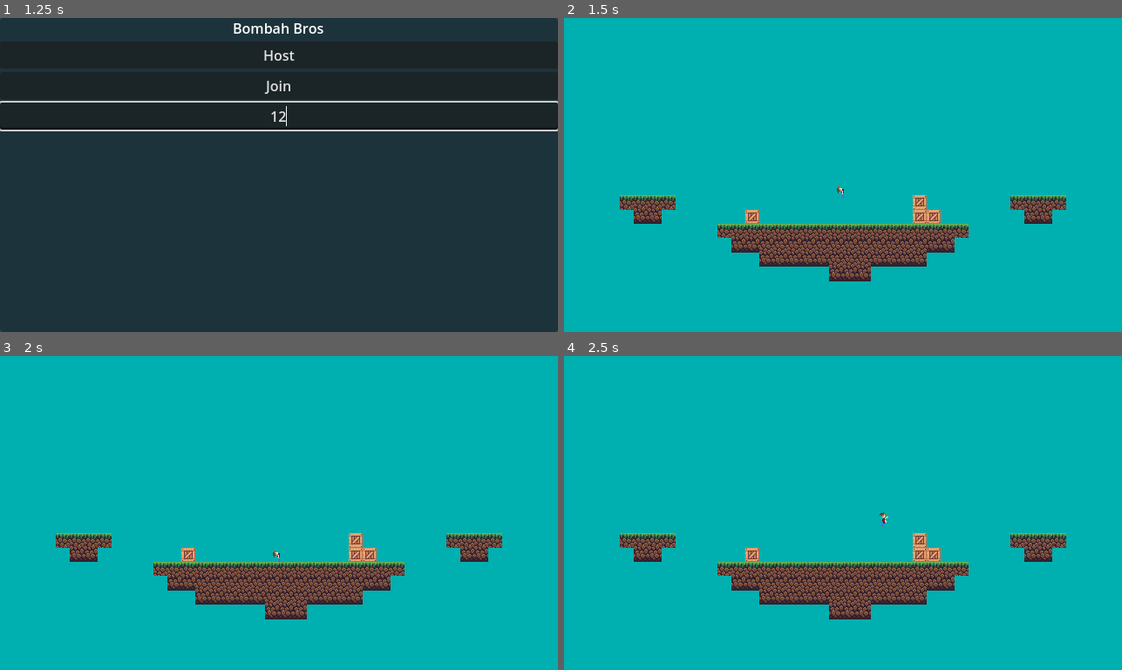
Above: before the commit, frames 1-4 (two rows, left to right).
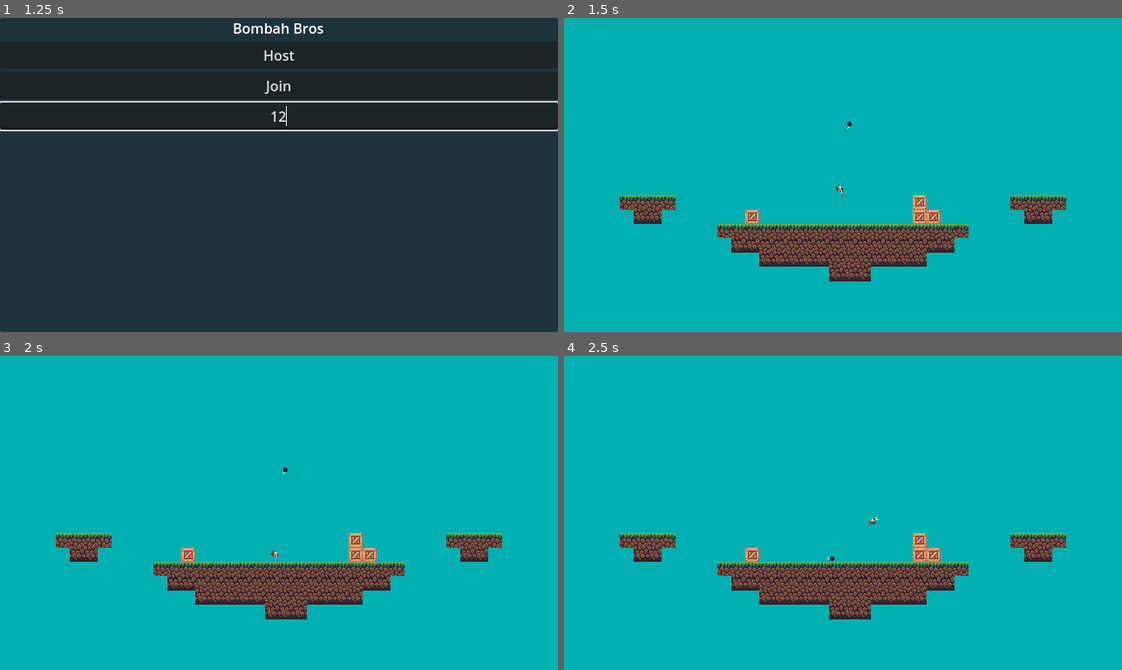
Above: after the commit, the same moments.

Repository: jaydensipe/Bombah-Bros
Game: Godot game, scene res://Global/Game.tscn
The game is run twice, just before and just after one commit, with the same random seed, the same clock (stepped at 60 frames per second) and the same inputs.
Inputs (mouse positions are in pixels of both pictures, inside the frame that each line leads up to):
- Up to frame 1 (1.25 s): click (279, 115) at 0.52 s; type "12" at 0.6 s
- Up to frame 2 (1.5 s): click "Host" at 1.25 s
- Up to frame 3 (2 s): no input
- Up to frame 4 (2.5 s): tap Enter at 2 s; move the mouse to (965, 497) at 2.02 s; press the mouse at (965, 497) at 2.03 s; hold D (Right) from 2.03 s (still down); tap Space (Jump) at 2.27, 2.3 s

Frame 1 is identical in both runs. In frame 2, less than 0.1% of the frame differs, in the area x 48-52%, y 33-58%; in frame 3, less than 0.1%; in frame 4, less than 0.1%, in the area x 47-59%, y 49-66%.

Commit message:
Reworked character and added bomb

Diff:
--- a/Assets/GUI/MainMenu/MainMenu.gd
+++ b/Assets/GUI/MainMenu/MainMenu.gd
@@ -1,5 +1,6 @@
 extends CanvasLayer
 
+# Signals
 signal host_pressed
 signal join_pressed
 
--- /dev/null
+++ b/Entities/Bomb/Bomb.gd
@@ -0,0 +1,5 @@
+extends RigidBody2D
+class_name Bomb
+
+@export var starting_velocity: float = 20.0
+@export var toss_speed: float = 10.0
--- a/Entities/Bomb/Bomb.tscn
+++ b/Entities/Bomb/Bomb.tscn
@@ -1,11 +1,14 @@
-[gd_scene load_steps=3 format=3 uid="uid://b18k6wl2vwigw"]
+[gd_scene load_steps=4 format=3 uid="uid://b18k6wl2vwigw"]
 
+[ext_resource type="Script" path="res://Entities/Bomb/Bomb.gd" id="1_ai0b4"]
 [ext_resource type="Texture2D" uid="uid://ds6n037nxh5nk" path="res://Assets/Items/Bomb/bomb.png" id="1_vae1h"]
 
 [sub_resource type="CircleShape2D" id="CircleShape2D_f5cyl"]
-radius = 6.0
+radius = 4.0
 
 [node name="Bomb" type="RigidBody2D"]
+script = ExtResource("1_ai0b4")
+toss_speed = 3.0
 
 [node name="CollisionShape2D" type="CollisionShape2D" parent="."]
 shape = SubResource("CircleShape2D_f5cyl")
--- a/Entities/Player/Player.gd
+++ b/Entities/Player/Player.gd
@@ -1,4 +1,4 @@
-extends CharacterBody2D
+extends RigidBody2D
 class_name Player
 
 # Player configuration
@@ -6,18 +6,20 @@
 @export var jump_height: int = -300
 @export_range(0.0, 1.0) var friction: float = 0.1
 @export_range(0.0 , 1.0) var acceleration: float = 0.25
-@export var state = PLAYER_STATES.ON_GROUND
-@export var vel = self.velocity
+@export var state = PLAYER_STATES.IDLE
 var gravity: float = ProjectSettings.get_setting("physics/2d/default_gravity")
 
 enum PLAYER_STATES {IDLE, IN_AIR, ON_GROUND, THROWING}
 
 # Instances
 @onready var anim_tree = $AnimationTree
-@onready var bomb_instance = preload("res://Entities/Bomb/Bomb.tscn")
 @onready var anim_state_machine: AnimationNodeStateMachinePlayback = $AnimationTree.get("parameters/playback")
 @onready var body = $Body
 @onready var head = $Body/Head
+@onready var floor_detector = $FloorDetector
+
+# Signals
+signal throw_bomb()
 
 func _enter_tree():
 	set_multiplayer_authority(str(name).to_int())
@@ -25,47 +27,50 @@
 func _physics_process(delta) -> void:
 	if (not is_multiplayer_authority()): return
 
-	move_player(delta)
+	rotation = 0
+
 	hold_throw()
-	head.look_at(get_global_mouse_position())
 
-func move_player(delta) -> void:
-	if !is_on_floor():
+
+func _integrate_forces(state):
+	if (not is_multiplayer_authority()): return
+
+	move_player(state)
+
+func move_player(physics_state) -> void:
+
+	if !floor_detector.is_colliding():
 		set_player_state.rpc(PLAYER_STATES.IN_AIR)
 	else:
 		set_player_state.rpc(PLAYER_STATES.ON_GROUND)
-
-	velocity.y += gravity * delta
-	vel.x = velocity.x
 
 	flip_body()
 
 	# Moving
 	var dir = Input.get_axis("Left", "Right")
 	if dir != 0:
-		velocity.x = lerp(velocity.x, dir * speed, acceleration)
+		set_axis_velocity(Vector2(lerp(linear_velocity.x, dir * speed, acceleration), 0))
 	else:
-		velocity.x = lerp(velocity.x, 0.0, friction)
+		set_axis_velocity(Vector2(lerp(linear_velocity.x, 0.0, friction), 0))
 
 		if (state == PLAYER_STATES.ON_GROUND):
 			set_player_state.rpc(PLAYER_STATES.IDLE)
 
-	move_and_slide()
-
 	# Jumping
 	if Input.is_action_just_pressed("Jump") and (state == PLAYER_STATES.ON_GROUND or state == PLAYER_STATES.IDLE):
 		set_player_state.rpc(PLAYER_STATES.IN_AIR)
-		velocity.y = jump_height
+		apply_central_impulse(Vector2.UP * jump_height);
 
 func hold_throw() -> void:
 	if (Input.is_action_just_released("Hold_Attack")):
-		bomb_instance.instantiate()
-
+		emit_signal("throw_bomb")
 
 	if (Input.is_action_pressed("Hold_Attack")):
 		set_player_state.rpc(PLAYER_STATES.THROWING)
 
 func flip_body() -> void:
+	head.look_at(get_global_mouse_position())
+
 	var direction = sign(get_global_mouse_position().x - global_position.x)
 	if direction < 0:
 		body.scale.x = body.scale.y * -1
@@ -81,7 +86,7 @@
 			anim_tree.set("parameters/RunningAndSpinning/RunSpinBlend/blend_amount", 0.0)
 		PLAYER_STATES.ON_GROUND:
 			anim_state_machine.travel("RunningAndSpinning")
-			anim_tree.set("parameters/RunningAndSpinning/RunTimeScale/scale", vel.x * 0.04)
+			anim_tree.set("parameters/RunningAndSpinning/RunTimeScale/scale", linear_velocity.x * 0.06)
 			anim_tree.set("parameters/RunningAndSpinning/RunSpinBlend/blend_amount", 0.0)
 		PLAYER_STATES.THROWING:
 			anim_state_machine.travel("RunningAndSpinning")
--- a/Entities/Player/Player.tscn
+++ b/Entities/Player/Player.tscn
@@ -6,8 +6,11 @@
 [ext_resource type="Texture2D" uid="uid://3skr0upcqmhm" path="res://Assets/Characters/bombbill_leg.png" id="3_shv2m"]
 [ext_resource type="Texture2D" uid="uid://cqowa1rbud2kr" path="res://Assets/Characters/bombbill_arm.png" id="5_qp5ub"]
 
-[sub_resource type="RectangleShape2D" id="RectangleShape2D_45rdq"]
-size = Vector2(80, 160)
+[sub_resource type="SeparationRayShape2D" id="SeparationRayShape2D_v8die"]
+length = 13.0693
+
+[sub_resource type="RectangleShape2D" id="RectangleShape2D_y6whm"]
+size = Vector2(8, 15)
 
 [sub_resource type="Animation" id="Animation_syw60"]
 resource_name = "Idle"
@@ -158,20 +161,21 @@
 properties/5/path = NodePath(".:acceleration")
 properties/5/spawn = true
 properties/5/sync = true
-properties/6/path = NodePath(".:state")
+properties/6/path = NodePath("Body:scale")
 properties/6/spawn = true
 properties/6/sync = true
-properties/7/path = NodePath(".:vel")
+properties/7/path = NodePath(".:linear_velocity")
 properties/7/spawn = true
 properties/7/sync = true
-properties/8/path = NodePath("Body:scale")
+properties/8/path = NodePath(".:state")
 properties/8/spawn = true
 properties/8/sync = true
 
-[node name="Player" type="CharacterBody2D"]
+[node name="Player" type="RigidBody2D"]
 z_index = 1
 script = ExtResource("1_kruu1")
 speed = 125
+jump_height = 300
 friction = 0.4
 acceleration = 0.1
 metadata/_edit_group_ = true
@@ -199,10 +203,22 @@
 [node name="Arm1" type="Sprite2D" parent="Body"]
 texture = ExtResource("5_qp5ub")
 
+[node name="BombSpawnPoint" type="Marker2D" parent="Body"]
+position = Vector2(6, -2)
+
+[node name="FloorDetector" type="RayCast2D" parent="."]
+position = Vector2(0, 1)
+scale = Vector2(0.430122, 0.612121)
+target_position = Vector2(0, 16.3366)
+
+[node name="RayCollision" type="CollisionShape2D" parent="."]
+position = Vector2(0, 1)
+scale = Vector2(0.430122, 0.612121)
+shape = SubResource("SeparationRayShape2D_v8die")
+
 [node name="CollisionShape2D" type="CollisionShape2D" parent="."]
-position = Vector2(0, 1)
-scale = Vector2(0.1, 0.1)
-shape = SubResource("RectangleShape2D_45rdq")
+position = Vector2(0, 0.5)
+shape = SubResource("RectangleShape2D_y6whm")
 
 [node name="AnimationPlayer" type="AnimationPlayer" parent="."]
 libraries = {
--- a/Global/Game.gd
+++ b/Global/Game.gd
@@ -4,6 +4,7 @@
 @onready var gui: Node2D = $GUI
 @onready var players: Node2D = $Players
 @onready var current_map: Node2D = $"Current Map"
+@onready var projectile_container: Node2D = $Projectiles
 var main_menu = load("res://Assets/GUI/MainMenu/MainMenu.tscn").instantiate()
 var player = preload("res://Entities/Player/Player.tscn")
 var map = preload("res://Stages/MapGrass/MapGrass.tscn")
@@ -11,6 +12,9 @@
 # Server Settings
 const PORT = 9999
 var enet_peer = ENetMultiplayerPeer.new()
+
+# Signals
+signal player_connected
 
 # Called when the node enters the scene tree for the first time.
 func _ready():
@@ -48,6 +52,8 @@
 	var ply = player.instantiate()
 	ply.name = str(peer_id)
 
+	ply.throw_bomb.connect(projectile_container._instance_bomb.bind(ply))
+
 	players.add_child(ply)
 
 func load_ui_element(ui: CanvasLayer):
--- a/Global/Game.tscn
+++ b/Global/Game.tscn
@@ -1,6 +1,7 @@
-[gd_scene load_steps=2 format=3 uid="uid://d3yr8oh7m7byk"]
+[gd_scene load_steps=3 format=3 uid="uid://d3yr8oh7m7byk"]
 
 [ext_resource type="Script" path="res://Global/Game.gd" id="1_ma1et"]
+[ext_resource type="Script" path="res://Global/Projectiles.gd" id="2_p8ax3"]
 
 [node name="Game" type="Node2D"]
 script = ExtResource("1_ma1et")
@@ -17,7 +18,14 @@
 
 [node name="Players" type="Node2D" parent="."]
 
+[node name="Projectiles" type="Node2D" parent="."]
+script = ExtResource("2_p8ax3")
+
 [node name="GUI" type="Node2D" parent="."]
+
+[node name="BombMultiplayerSpawner" type="MultiplayerSpawner" parent="."]
+_spawnable_scenes = PackedStringArray("res://Entities/Bomb/Bomb.tscn")
+spawn_path = NodePath("../Projectiles")
 
 [node name="MultiplayerSpawner" type="MultiplayerSpawner" parent="."]
 _spawnable_scenes = PackedStringArray("res://Entities/Player/Player.tscn")
--- /dev/null
+++ b/Global/Projectiles.gd
@@ -0,0 +1,13 @@
+extends Node2D
+class_name Projectiles
+
+# Instances
+@onready var bomb = preload("res://Entities/Bomb/Bomb.tscn")
+
+func _instance_bomb(player: Player):
+	var b: Bomb = bomb.instantiate()
+
+	add_child(b, true)
+	b.position = player.get_node("Body/BombSpawnPoint").global_position
+	b.angular_velocity = b.starting_velocity
+	b.apply_impulse(get_global_mouse_position() * b.toss_speed)
Not shown: 1 places in Entities/Player/Player.tscn that only renumber resources
